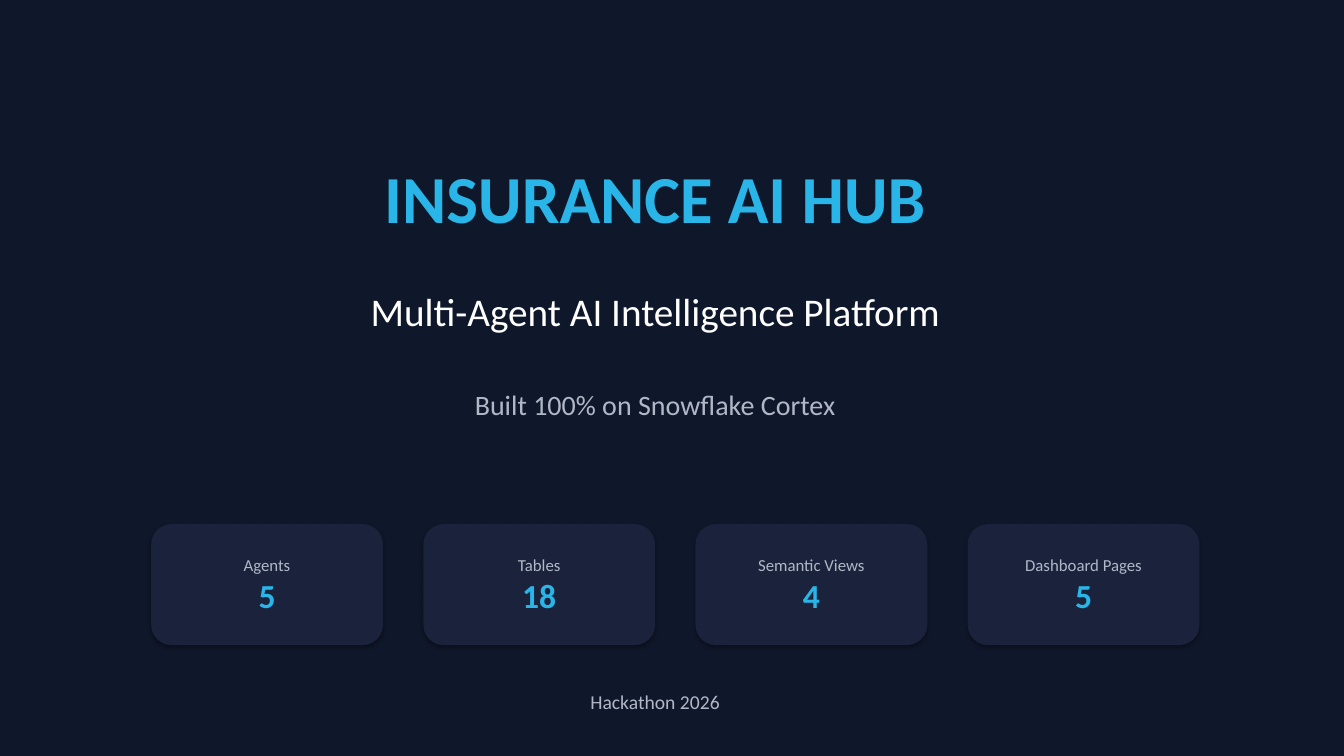
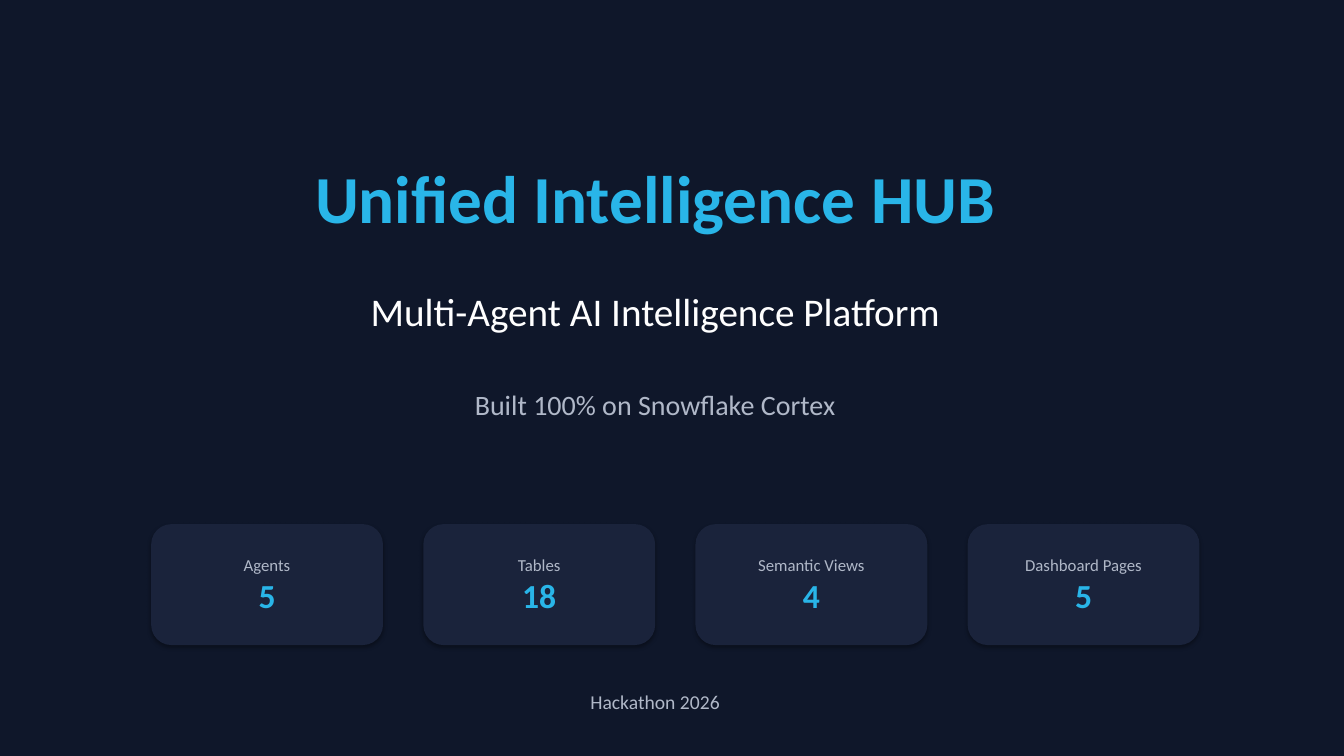
Before and after one commit to hitendrabithub/unified_intelligence_hub, a slide deck: slide 1 of insurance-ai-hub/docs/Unified_Intelligence_Hub_Presentation.pptx. Drawn at 1344x756 pixels with LibreOffice and Linux fonts; fonts in the diff are those of the drawing. Boxes give left, top, right and bottom in pixels: in the first picture for what was removed or moved away, otherwise in the second. Text is boxed around its words. In the diff, an @@ line names an element or a change of style, - is before the commit and + after.

Commit message:
Change Header Unified Inelligence Hub Presentation

```diff
--- a/insurance-ai-hub/docs/Unified_Intelligence_Hub_Presentation.pptx
+++ b/insurance-ai-hub/docs/Unified_Intelligence_Hub_Presentation.pptx
@@ text at <box>315,176,995,235</box>: text changed @@
-INSURANCE AI HUB
+Unified Intelligence HUB
```
